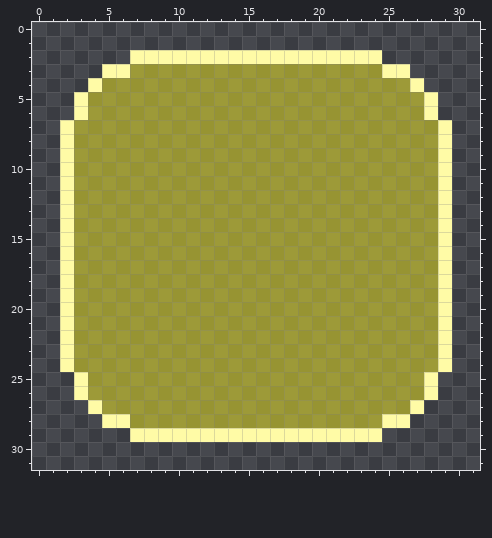
Edited in one commit: pixel-art file (Assets/Sprites/ShieldBubble.aseprite). The first picture shows the starting point.
32x32 pixels, 1 frame.
After the commit:
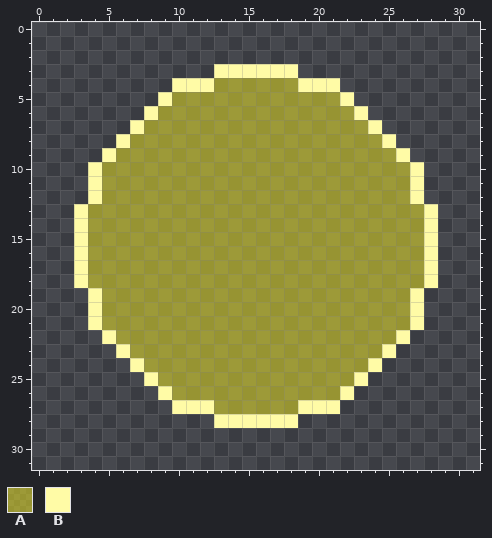
Palette (. is transparent): A #f5ec227f  B #fffba6
What changed:
layer "Test2" now shown
layer "Layer 2" now hidden
y 2: x 7..24 BBBBBBBBBBBBBBBBBB -> ..................
y 3: x 5..26 BBAAAAAAAAAAAAAAAAAABB -> ........BBBBBB........
y 4: x 4..12 BAAAAAAAA -> ......BBB; x 19..27 AAAAAAAAB -> BBB......
y 5: x 3..9 BAAAAAA -> ......B; x 22..28 AAAAAAB -> B......
y 6: x 3..8 BAAAAA -> .....B; x 23..28 AAAAAB -> B.....
y 7: x 2..7 BAAAAA -> .....B; x 24..29 AAAAAB -> B.....
y 8: x 2..6 BAAAA -> ....B; x 25..29 AAAAB -> B....
y 9: x 2..5 BAAA -> ...B; x 26..29 AAAB -> B...
y 10..12: x 2..4 BAA -> ..B; x 27..29 AAB -> B..
y 13..18: x 2..3 BA -> .B; x 28..29 AB -> B.
y 19..21: x 2..4 BAA -> ..B; x 27..29 AAB -> B..
y 22: x 2..5 BAAA -> ...B; x 26..29 AAAB -> B...
y 23: x 2..6 BAAAA -> ....B; x 25..29 AAAAB -> B....
y 24: x 2..7 BAAAAA -> .....B; x 24..29 AAAAAB -> B.....
y 25: x 3..8 BAAAAA -> .....B; x 23..28 AAAAAB -> B.....
y 26: x 3..9 BAAAAAA -> ......B; x 22..28 AAAAAAB -> B......
y 27: x 4..12 BAAAAAAAA -> ......BBB; x 19..27 AAAAAAAAB -> BBB......
y 28: x 5..26 BBAAAAAAAAAAAAAAAAAABB -> ........BBBBBB........
y 29: x 7..24 BBBBBBBBBBBBBBBBBB -> ..................
Where, in picture pixels (left, top, right, bottom), the same in both pictures:
changed: (60, 50, 452, 442)
